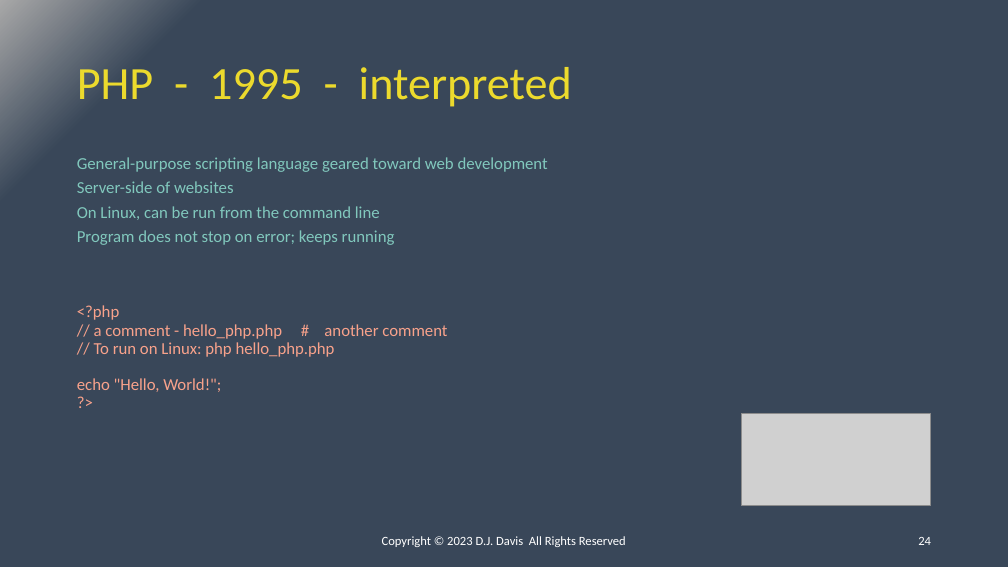
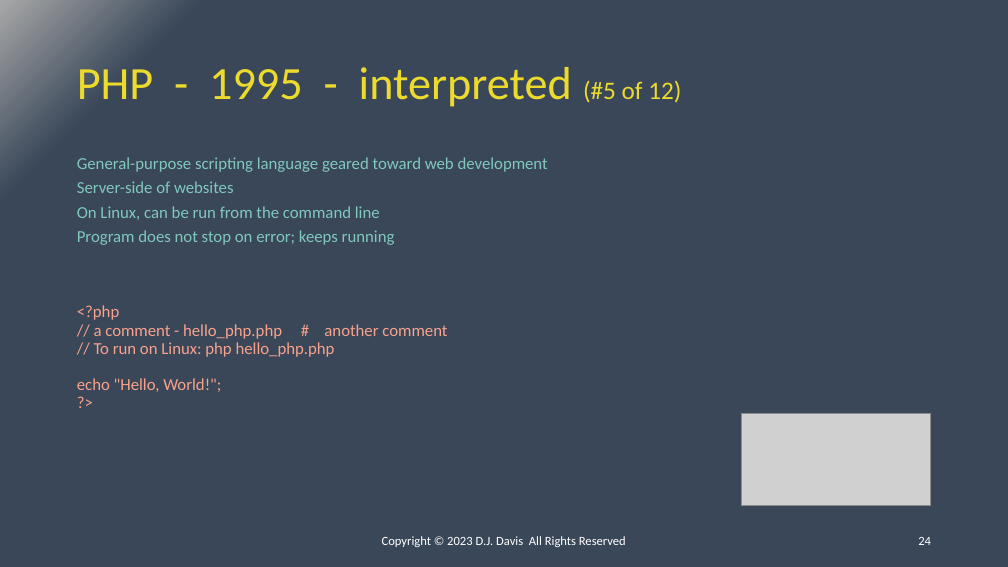
Before and after one commit to ipv3/DC31-BIC, a slide deck: slide 24 of Presentation.pptx. Drawn at 1008x567 pixels with LibreOffice and Linux fonts; fonts in the diff are those of the drawing; grey boxes stand for pictures. Boxes give left, top, right and bottom in pixels: in the first picture for what was removed or moved away, otherwise in the second. Text is boxed around its words. In the diff, an @@ line names an element or a change of style, - is before the commit and + after.

```diff
--- a/Presentation.pptx
+++ b/Presentation.pptx
@@ title at [77,67,681,107]: text changed @@
-PHP - 1995 - interpreted
+PHP - 1995 - interpreted (#5 of 12)
```
Also in this commit, not shown: 11 other slides changed, 1 other file.
